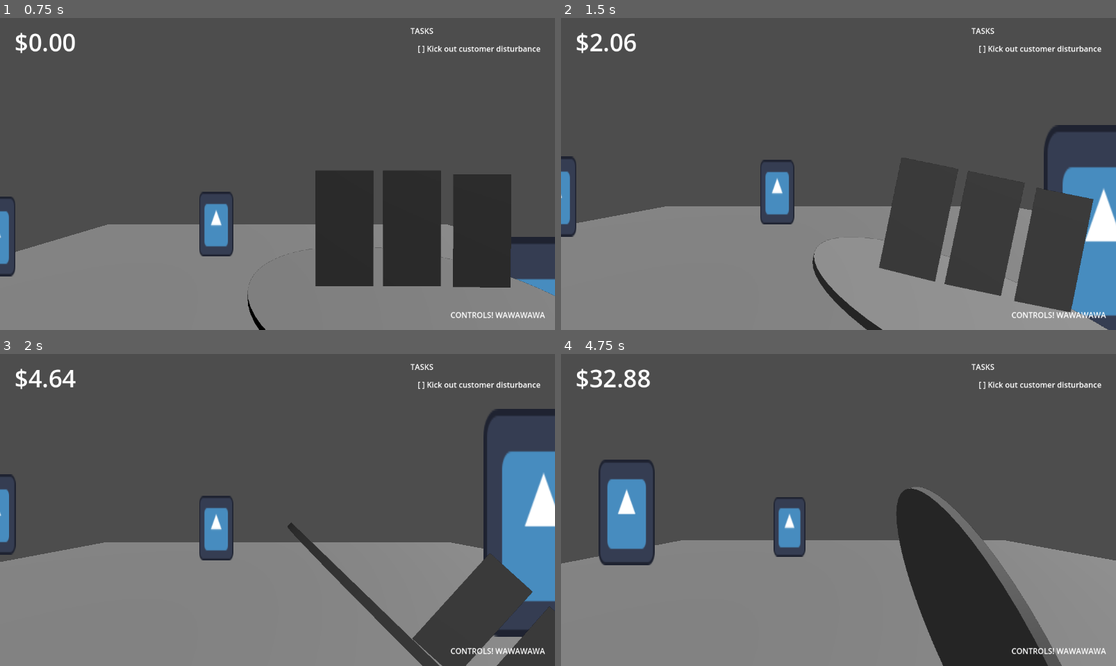
Above: before the commit, frames 1-4 (two rows, left to right).
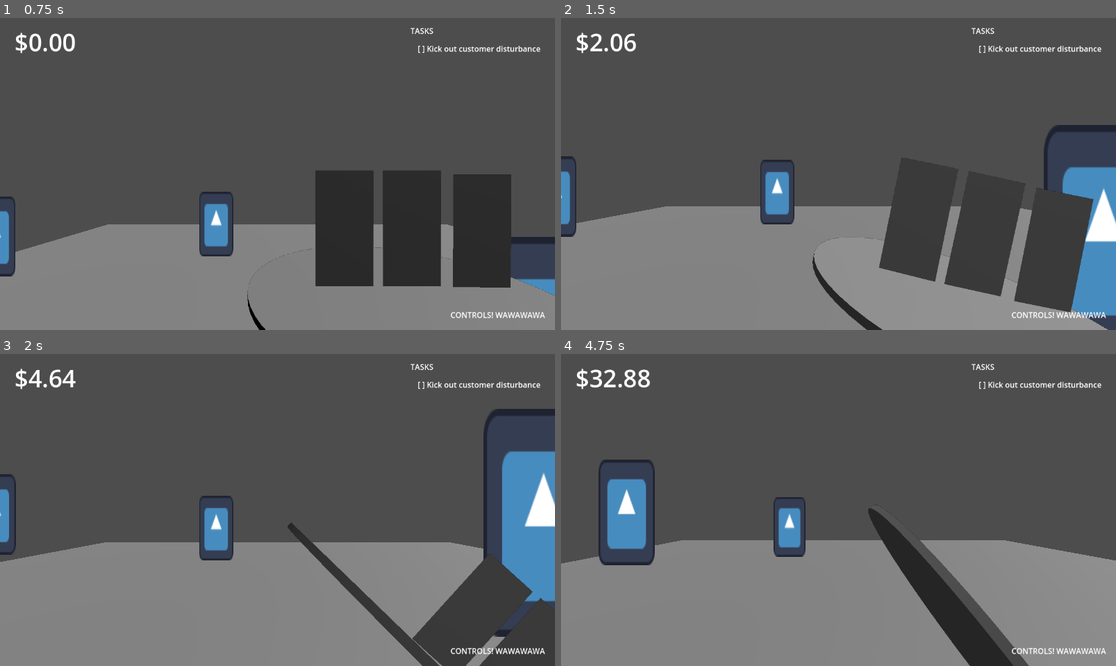
Above: after the commit, the same moments.

Repository: csweet22/FrogBar
Game: Godot game, scene res://Menus/main_menu.tscn
The game is run twice, just before and just after one commit, with the same random seed, the same clock (stepped at 60 frames per second) and the same inputs. The engine's default icon, where the game draws it, is replaced by a stand-in: a white triangle on a blue panel in a dark square.
Inputs:
- Up to frame 1 (0.75 s): click "START GAME" at 0.5 s
- Up to frame 2 (1.5 s): tap Enter (ui_accept) at 1.25 s; hold X (tray_right) from 1.28 s (still down); hold Space (interact) from 1.28 s (still down)
- Up to frame 3 (2 s): keep holding X (tray_right); keep holding Space (interact); tap Enter (ui_accept) at 1.52 s
- Up to frame 4 (4.75 s): release X (tray_right) at 2.03 s; release Space (interact) at 2.03 s; hold S (move_down) 2.03-2.78 s; tap Space (interact) at 2.1, 3.6 s; tap Enter (ui_accept) at 2.27, 3.77, 4.52 s; hold X (tray_right) 2.78-3.53 s; hold Space (interact) 2.78-3.53 s; hold W (move_up) 3.53-4.28 s; hold Z (tray_left) from 4.28 s (still down); hold Space (interact) from 4.28 s (still down)

Frame 1 is identical in both runs. In frame 2, less than 0.1% of the frame differs, in the area x 49-93%, y 48-93%; in frame 3, 0.4%; in frame 4, 7.5%, in the area x 55-91%, y 42-100%.

Commit message:
Clamp tray rotation

Diff:
--- a/tray_scene.gd
+++ b/tray_scene.gd
@@ -31,6 +31,8 @@
 func tilt_tray(amount: float) -> void:
 		$CharacterBody3D.rotate_z(amount)
 
+		$CharacterBody3D.rotation_degrees.z = clampf($CharacterBody3D.rotation_degrees.z, -80, 80)
+
 func _on_player_rotated(degrees: float) -> void:
 	tilt_tray(degrees / 10)
 
